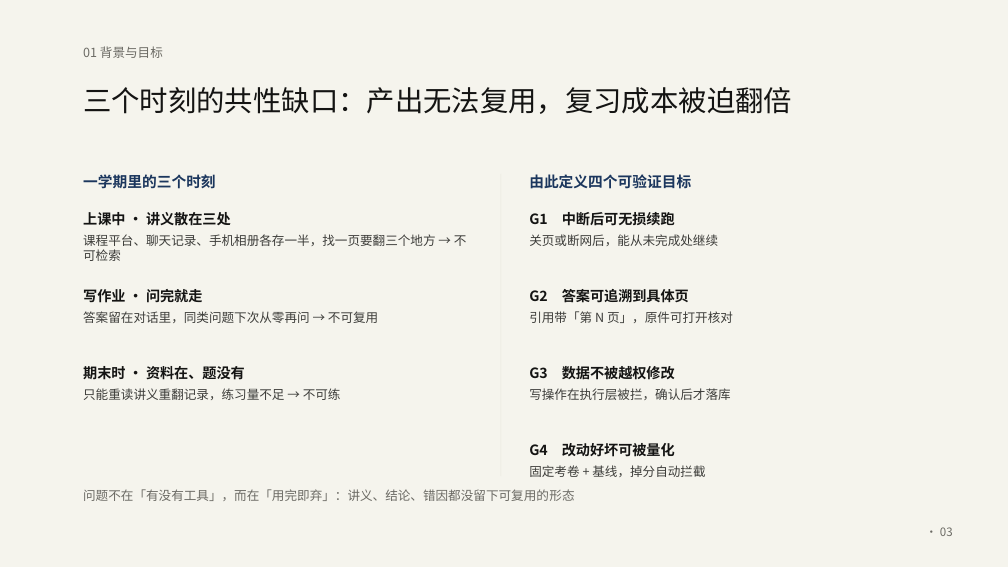
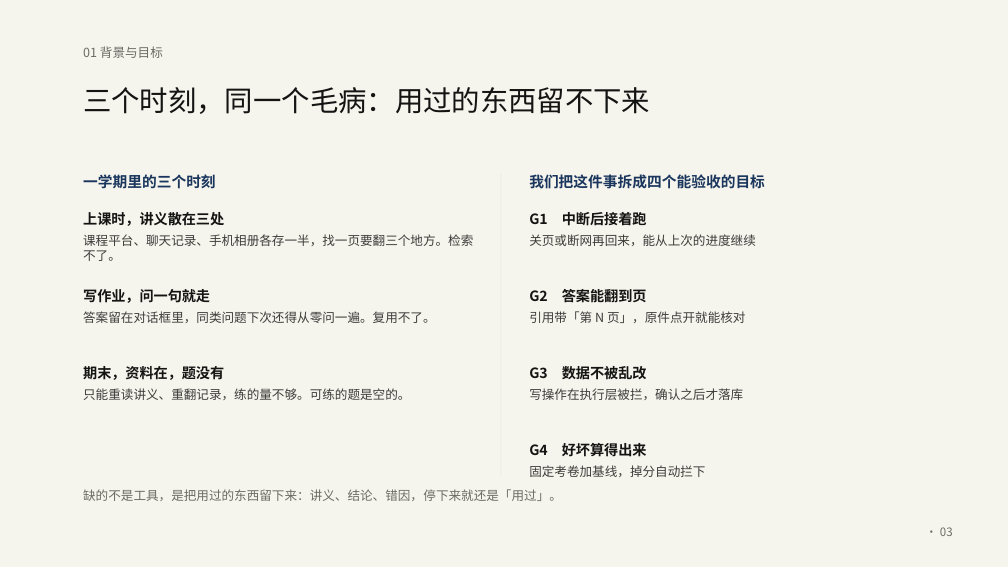
Before and after one commit to Baicaicn23/StudyGraph, a slide deck: slide 3 of docs/作品集/参赛/知迹答辩/知迹答辩.pptx. Drawn at 1008x567 pixels with LibreOffice and Linux fonts; fonts in the diff are those of the drawing. Boxes give left, top, right and bottom in pixels: in the first picture for what was removed or moved away, otherwise in the second. Text is boxed around its words. In the diff, an @@ line names an element or a change of style, - is before the commit and + after.

```diff
--- a/docs/作品集/参赛/知迹答辩/知迹答辩.pptx
+++ b/docs/作品集/参赛/知迹答辩/知迹答辩.pptx
@@ text at (83,87,650,114): text changed @@
-三个时刻的共性缺口：产出无法复用，复习成本被迫翻倍
+三个时刻，同一个毛病：用过的东西留不下来
@@ text at (529,174,765,189): text changed @@
-由此定义四个可验证目标
+我们把这件事拆成四个能验收的目标
@@ text at (83,234,473,261): text changed @@
-课程平台、聊天记录、手机相册各存一半，找一页要翻三个地方 → 不可检索
+课程平台、聊天记录、手机相册各存一半，找一页要翻三个地方。检索不了。
@@ text at (83,212,224,226): text changed @@
-上课中 · 讲义散在三处
+上课时，讲义散在三处
@@ text at (529,212,647,225): text changed @@
-G1 中断后可无损续跑
+G1 中断后接着跑
@@ text at (529,234,756,246): text changed @@
-关页或断网后，能从未完成处继续
+关页或断网再回来，能从上次的进度继续
@@ text at (83,289,210,303): text changed @@
-写作业 · 问完就走
+写作业，问一句就走
@@ text at (529,287,647,306): text changed @@
-G2 答案可追溯到具体页
+G2 答案能翻到页
@@ text at (83,311,436,323): text changed @@
-答案留在对话里，同类问题下次从零再问 → 不可复用
+答案留在对话框里，同类问题下次还得从零问一遍。复用不了。
@@ text at (529,311,745,323): text changed @@
-引用带「第 N 页」，原件可打开核对
+引用带「第 N 页」，原件点开就能核对
@@ text at (83,366,224,380): text changed @@
-期末时 · 资料在、题没有
+期末，资料在，题没有
@@ text at (83,388,410,400): text changed @@
-只能重读讲义重翻记录，练习量不足 → 不可练
+只能重读讲义、重翻记录，练的量不够。可练的题是空的。
@@ text at (529,388,743,400): text changed @@
-写操作在执行层被拦，确认后才落库
+写操作在执行层被拦，确认之后才落库
@@ text at (529,366,647,380): text changed @@
-G3 数据不被越权修改
+G3 数据不被乱改
@@ text at (529,443,647,457): text changed @@
-G4 改动好坏可被量化
+G4 好坏算得出来
@@ text at (529,465,705,477): text changed @@
-固定考卷 + 基线，掉分自动拦截
+固定考卷加基线，掉分自动拦下
@@ text at (83,489,562,501): text changed @@
-问题不在「有没有工具」，而在「用完即弃」：讲义、结论、错因都没留下可复用的形态
+缺的不是工具，是把用过的东西留下来：讲义、结论、错因，停下来就还是「用过」。
```
Also in this commit, not shown: 10 other slides changed, 2 other files.
